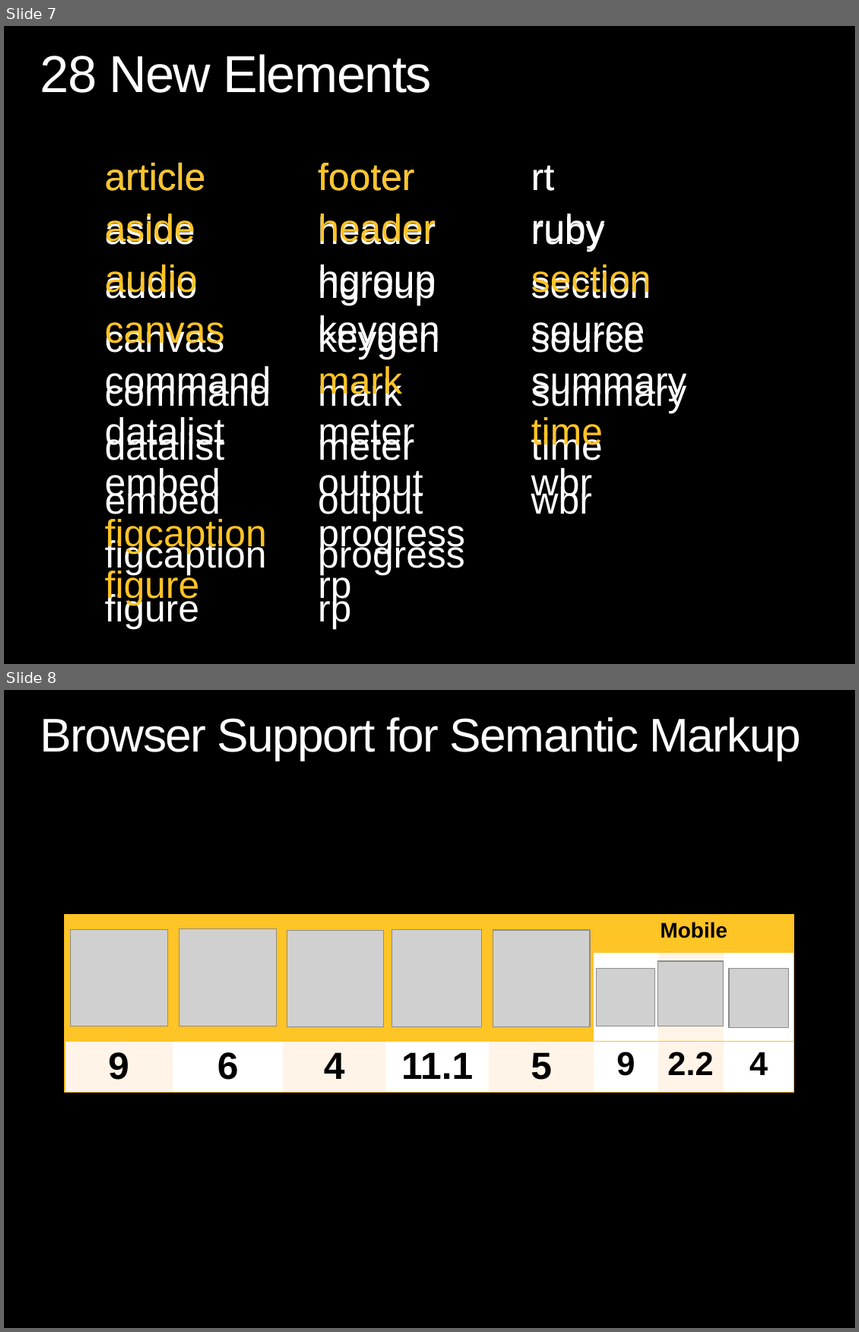
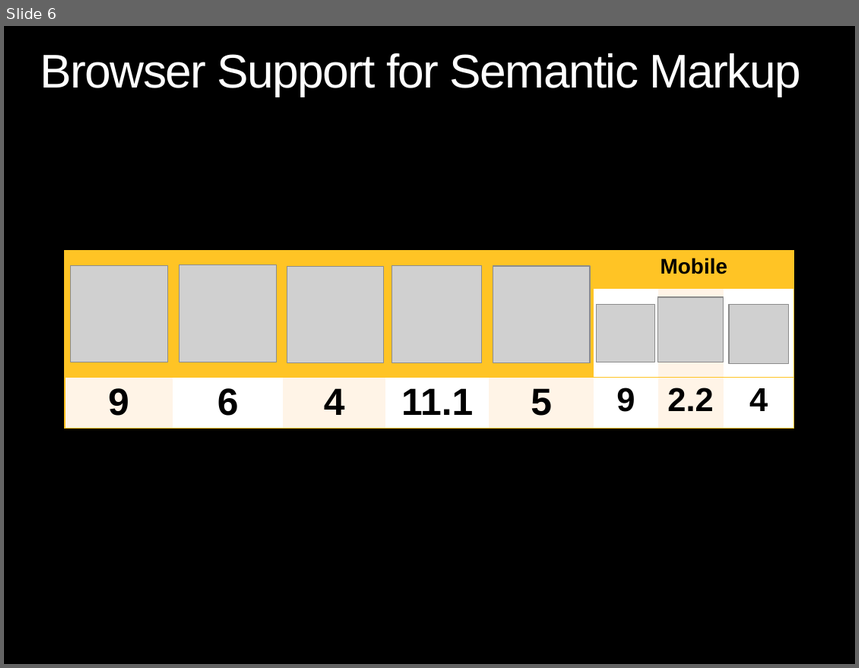
Before and after one commit to theClarkSell/HTML5-Compiler, a slide deck: 3- CSS3/CSS3.pptx. Shown one above the other, each under a label of ours: slides 7 and 8 before the commit, slide 6 after it. The pictures are 859x1332 and 859x668 pixels, drawn with LibreOffice and Linux fonts; fonts in the diff are those of the drawing; grey boxes stand for pictures; background and template pictures are left out. Boxes give left, top, right and bottom in pixels: in the first picture for what was removed or moved away, otherwise in the second. Text is boxed around its words. In the diff, an @@ line names an element or a change of style, - is before the commit and + after.

```diff
--- a/3- CSS3/CSS3.pptx
+++ b/3- CSS3/CSS3.pptx
@@ slide 7 removed at (4,26,855,664), background picture (left out) @@
@@ title removed at (40,54,432,93) @@
-28 New Elements
@@ table removed at (98,152,740,637), 9 rows, 3 columns @@
-article | footer | rt
-aside | header | ruby
-audio | hgroup | section
-canvas | keygen | source
-command | mark | summary
-datalist | meter | time
-embed | output | wbr
-figcaption | progress | 
-figure | rp | 
@@ table removed at (98,152,740,637), 9 rows, 3 columns @@
-article | footer | rt
-aside | header | ruby
-audio | hgroup | section
-canvas | keygen | source
-command | mark | summary
-datalist | meter | time
-embed | output | wbr
-figcaption | progress | 
-figure | rp | 
@@ what was slide 8 is now slide 6 @@
```
Also in this commit, not shown: 1 slide changed, 1 slide added, 2 other slides removed, 2 other files.
